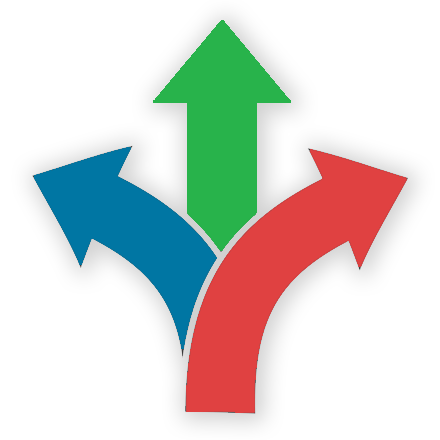
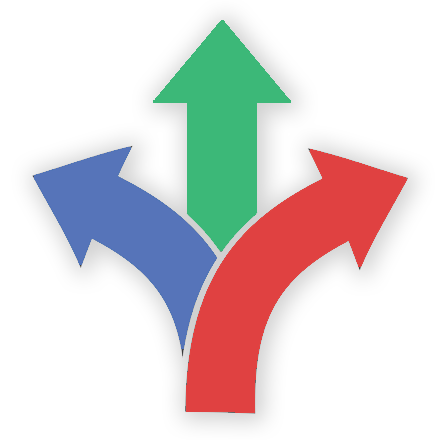
Two versions of the same layered image (w=440, h=440). Layer-by-layer changes:
painted on "Layer 2" over bbox(33, 20, 407, 413)
